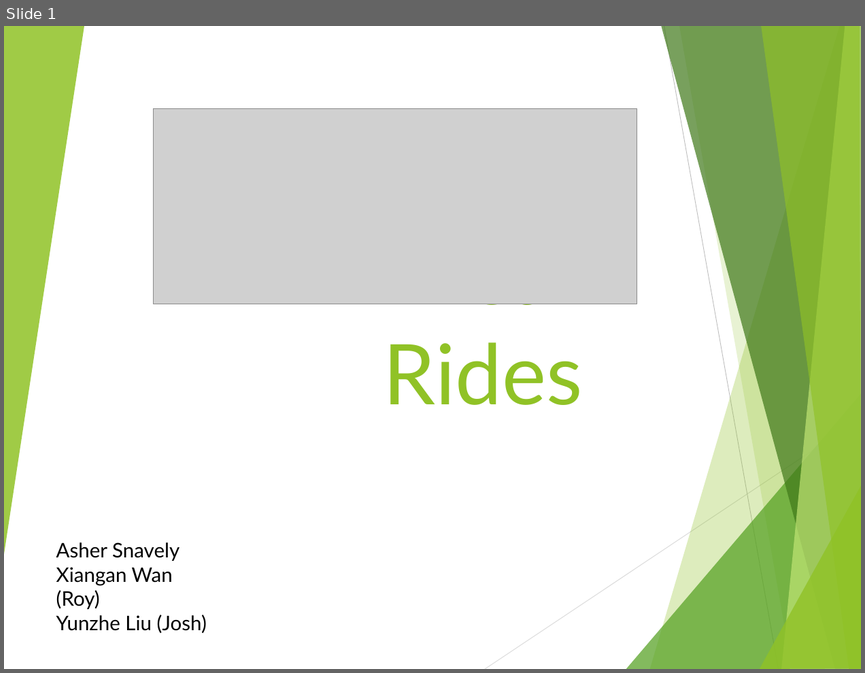
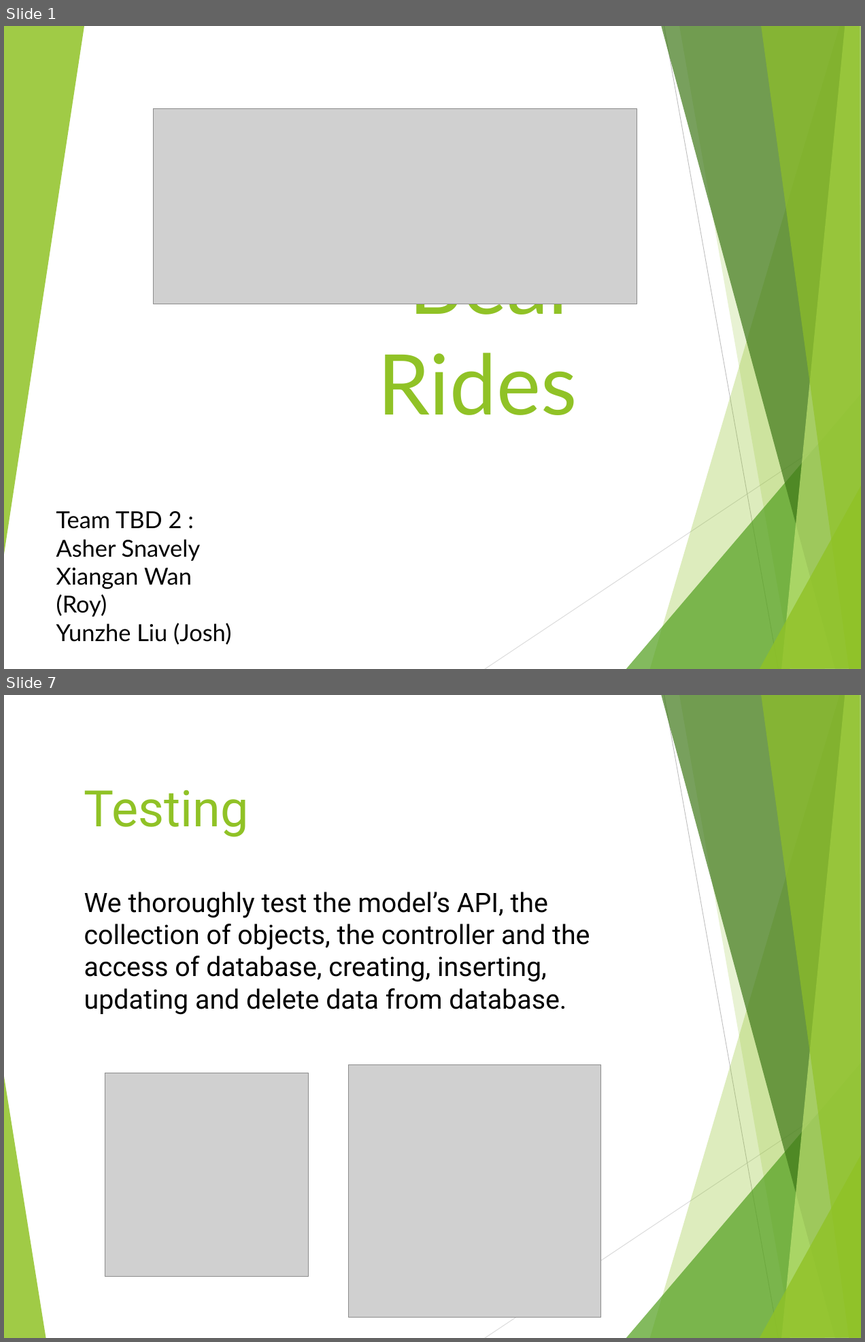
Before and after one commit to Haizhepi/BearRides, a slide deck: Documentation/Iteration3.pptx. Shown one above the other, each under a label of ours: slide 1 before the commit, slides 1 and 7 after it; the slides between them are not shown. The pictures are 865x673 and 865x1342 pixels, drawn with LibreOffice and Linux fonts; fonts in the diff are those of the drawing; grey boxes stand for pictures. Boxes give left, top, right and bottom in pixels: in the first picture for what was removed or moved away, otherwise in the second. Text is boxed around its words. In the diff, an @@ line names an element or a change of style, - is before the commit and + after.

```diff
--- a/Documentation/Iteration3.pptx
+++ b/Documentation/Iteration3.pptx
@@ slide 7 added at [4, 695, 861, 1338], background #FFFFFF; not listed: 9 template elements that a slide beside it also shows @@
@@ title added at [84, 790, 249, 837], 60 pt, text #90C226 @@
+Testing
@@ text added at [84, 892, 589, 1015], 32 pt, text #000000 @@
+We thoroughly test the model’s API, the collection of objects, the controller and the access of database, creating, inserting, updating and delete data from database.
@@ freeform shape added at [4, 1071, 46, 1338], fill #90C226 at 85% opacity @@
@@ picture added at [105, 1073, 308, 1276] @@
@@ picture added at [349, 1064, 601, 1317] @@
@@ slide 1 changed as well @@
@@ title "Bear Rides" rewrapped from [383, 303, 585, 405] to [378, 303, 579, 415] @@
@@ text "Team TBD 2 :": place and size @@
-text "Team TBD 2 :" at [56, 542, 207, 633]
+text "Team TBD 2 :" at [56, 511, 231, 644]
@@ text at [56, 511, 182, 529]: paragraph added @@
+Team TBD 2 :
@@ text at [56, 539, 231, 644]: size 24 to 28 pt in "Asher Snavely", "Xiangan Wan (Roy)", "Yunzhe Liu (Josh)" @@
```
Also in this commit, not shown: 8 other slides changed, 7 other slides added, 5 slides removed, 17 other files.
